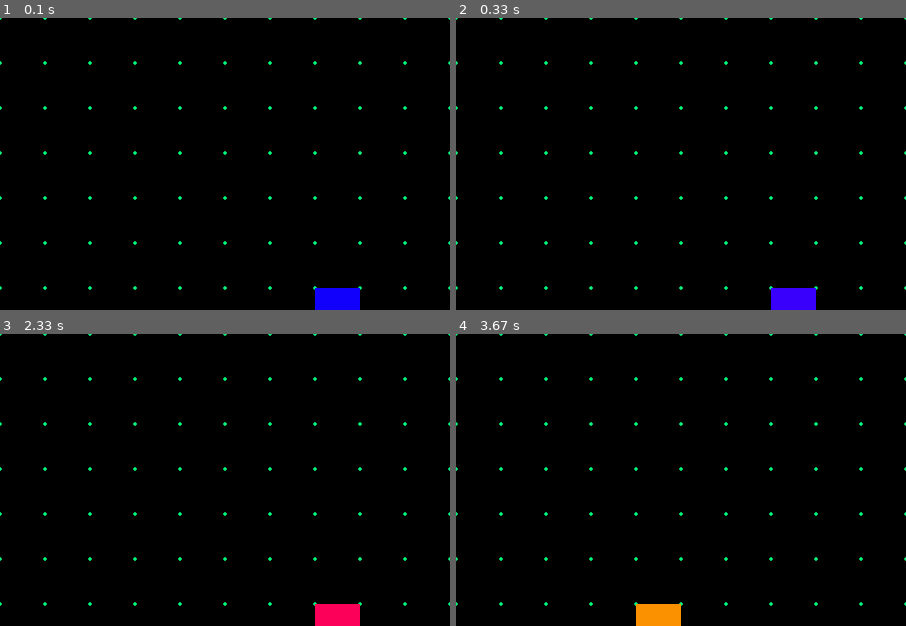
Above: before the commit, frames 1-4 (two rows, left to right).
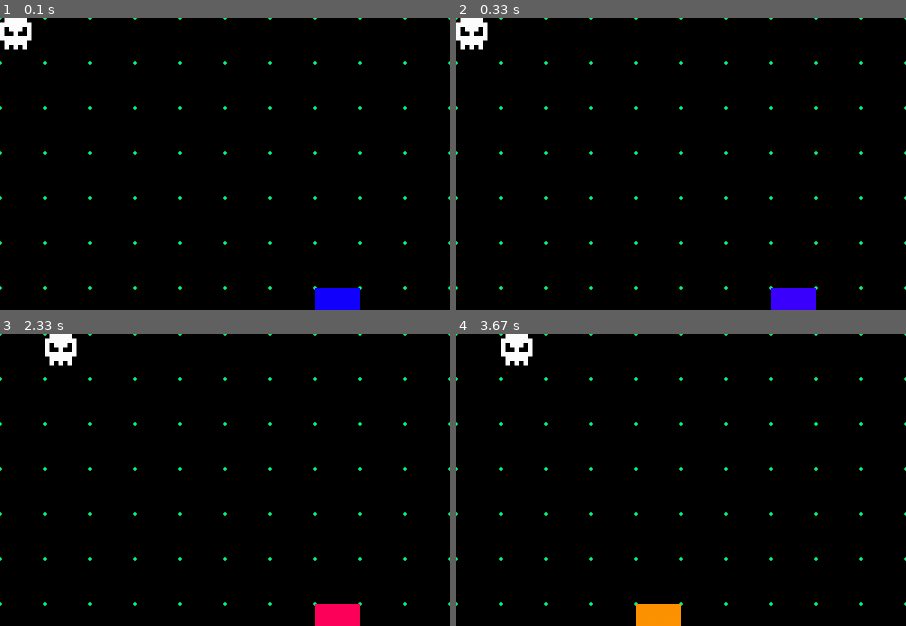
Above: after the commit, the same moments.

Repository: elsbethcodes/master-move
Game: pygame game, started from intro_to_pygame.py
The game is run twice, just before and just after one commit, with the same random seed, the same clock (stepped at 60 frames per second) and the same inputs.
Inputs:
- Up to frame 1 (0.1 s): no input
- Up to frame 2 (0.33 s): no input
- Up to frame 3 (2.33 s): hold Right 0.33-0.8 s; hold Right 0.83-1.3 s; hold Left 1.33-1.87 s; hold Left 1.9-2.3 s
- Up to frame 4 (3.67 s): hold Left 2.33-2.8 s; hold Left 2.83-3.37 s; hold Left from 3.4 s (still down)
The pictures show only the part of the screen within x 0-50%, y 0-50%; the shares and areas given below are measured in that part.

The runs differ from the first frame. In frame 1, 0.6% of the frame differs, in the area x 0-8%, y 0-11%; in frame 2, 0.6%; in frame 3, 0.6%; in frame 4, 0.6%.

Commit message:
Enemy added

Diff:
--- a/intro_to_pygame.py
+++ b/intro_to_pygame.py
@@ -120,6 +120,32 @@
             feedback.append('miss')
     return feedback
 
+# Skull setup
+PIXEL_SIZE = 5
+skull_sprite = [
+    [0,1,1,1,1,1,0],
+    [1,1,1,1,1,1,1],
+    [1,0,1,1,1,0,1],
+    [1,0,0,1,0,0,1],
+    [1,1,1,1,1,1,1],
+    [0,1,1,1,1,1,0],
+    [0,1,0,1,0,1,0],
+]
+SKULL_MOVE_INTERVAL = 2000
+skull_timer = pygame.time.get_ticks()
+skull_tile = [0, 0]  # skull grid position (x, y)
+
+def draw_skull(x, y, color=(255,255,255)):
+    for row_idx, row in enumerate(skull_sprite):
+        for col_idx, pixel in enumerate(row):
+            if pixel:
+                rect = pygame.Rect(
+                    x + col_idx * PIXEL_SIZE,
+                    y + row_idx * PIXEL_SIZE,
+                    PIXEL_SIZE, PIXEL_SIZE
+                )
+                pygame.draw.rect(screen, color, rect)
+
 #############################################################################################################################################
 
 run = True
@@ -132,6 +158,24 @@
     for event in pygame.event.get():
         if event.type == pygame.QUIT:
             run = False
+
+    # Skull pixel position
+    skull_px = skull_tile[0] * TILE_SIZE
+    skull_py = skull_tile[1] * TILE_SIZE
+
+    # Skull moves every 2 seconds toward player
+    current_time = pygame.time.get_ticks()
+    if current_time - skull_timer >= SKULL_MOVE_INTERVAL and can_move:
+        skull_timer = current_time
+
+        # Calculate direction
+        dx = player.x - skull_tile[0] * TILE_SIZE
+        dy = player.y - skull_tile[1] * TILE_SIZE
+
+        if abs(dx) > abs(dy):
+            skull_tile[0] += 1 if dx > 0 else -1
+        elif dy != 0:
+            skull_tile[1] += 1 if dy > 0 else -1
 
     """ Arrow keys for moving player """
     if event.type == pygame.KEYDOWN and can_move:
@@ -195,8 +239,24 @@
     #pygame.draw.rect(screen, (r, g, b), inner_rect)
 
     pygame.draw.rect(screen, (r, g, b), player)
+    draw_skull(skull_px, skull_py)
 
     draw_mastermind_panel(screen, guesses, feedback)
+
+    # Check collision with skull
+    if player.x == skull_px and player.y == skull_py:
+        for i in range(4):  # two flashes
+            pygame.draw.rect(screen, (0, 0, 0), player)
+            pygame.display.update()
+            pygame.time.delay(150)
+            pygame.draw.rect(screen, (255, 255, 255), player)
+            pygame.display.update()
+            pygame.time.delay(150)
+        game_over_text = title_font.render("Game Over", True, (255, 20, 147))
+        screen.blit(game_over_text, (SCREEN_WIDTH//2 - 80, SCREEN_HEIGHT//2 - 20))
+        pygame.display.update()
+        pygame.time.delay(2000)
+        run = False
 
     if feedback: # checks feedback is non-empty
         if c == GOES*4 or feedback[-1] == ['correct','correct','correct','correct']:
@@ -204,7 +264,7 @@
             if c == GOES*4:
                 y1 = 70 + GOES * 45
                 sequence_print = "".join(str(x) for x in sequence)
-                game_over_surf = font.render(f"Solution: {sequence_print}", True, (0, 250, 180))
+                game_over_surf = font.render(f"Game Lost: {sequence_print}", True, (0, 250, 180))
                 screen.blit(game_over_surf, (SCREEN_WIDTH + 20, y1))
             if feedback[-1] == ['correct','correct','correct','correct']:
                 y2 = 70 + len(feedback) * 45
